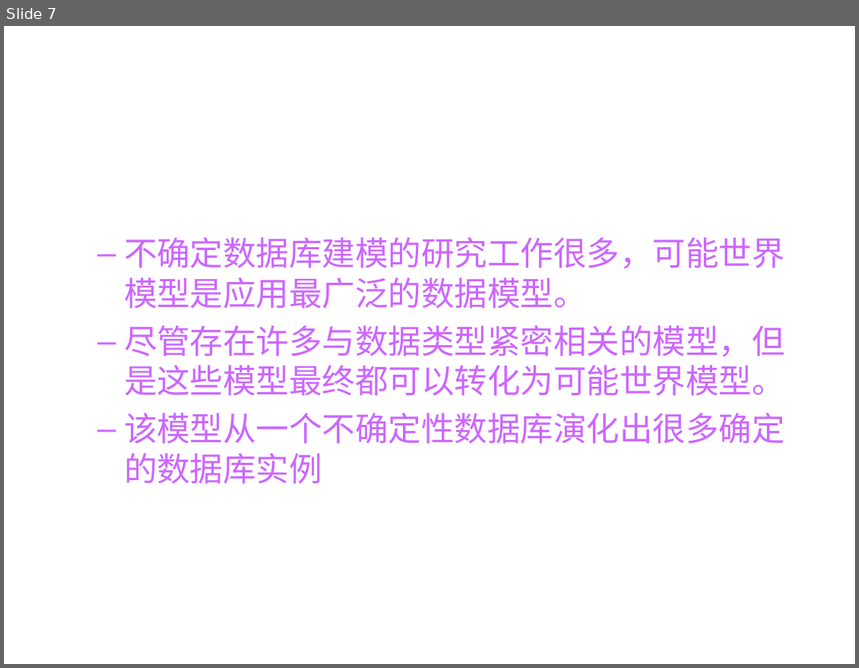
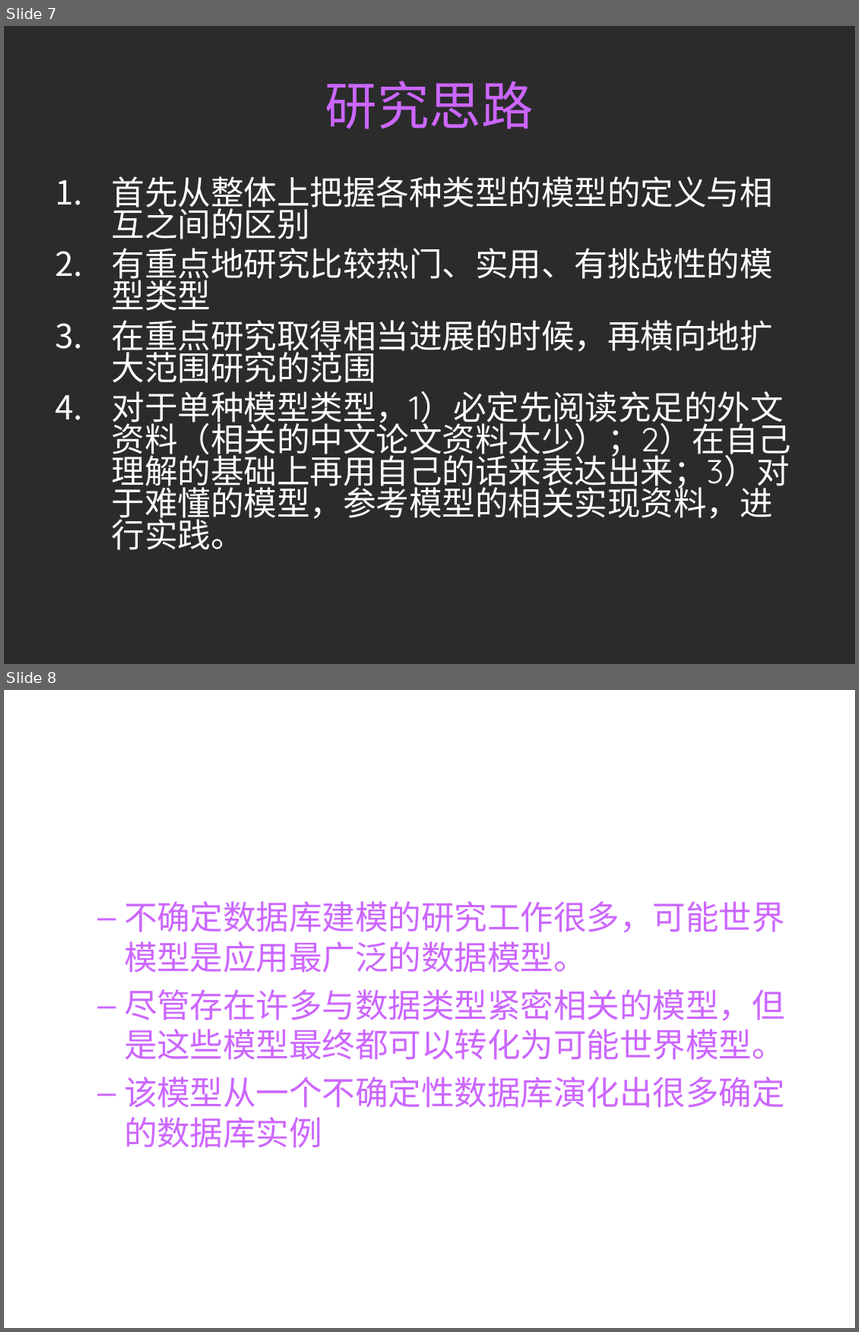
Before and after one commit to HiltonWei/wpstest, a slide deck: branches/江李科/资料整理与读书报告/答辩演示-不确定性数据的模型研究.ppt. Shown one above the other, each under a label of ours: slide 7 before the commit, slides 7 and 8 after it. The pictures are 859x668 and 859x1332 pixels, drawn with LibreOffice and Linux fonts; fonts in the diff are those of the drawing; background and template pictures are left out; a plain dark background stands for a picture behind light text. Boxes give left, top, right and bottom in pixels: in the first picture for what was removed or moved away, otherwise in the second. Text is boxed around its words. In the diff, an @@ line names an element or a change of style, - is before the commit and + after.

```diff
--- a/branches/江李科/资料整理与读书报告/答辩演示-不确定性数据的模型研究.ppt
+++ b/branches/江李科/资料整理与读书报告/答辩演示-不确定性数据的模型研究.ppt
@@ slide 7 added at box(4, 26, 855, 664), background picture (left out) @@
@@ title added at box(325, 81, 534, 129), 44 pt, text #CC66FF @@
+研究思路
@@ text added at box(112, 176, 792, 550), 28 pt, text #FFFFFF @@
+1. 首先从整体上把握各种类型的模型的定义与相互之间的区别
+2. 有重点地研究比较热门、实用、有挑战性的模型类型
+3. 在重点研究取得相当进展的时候，再横向地扩大范围研究的范围
+4. 对于单种模型类型，1）必定先阅读充足的外文资料（相关的中文论文资料太少）；2）在自己理解的基础上再用自己的话来表达出来；3）对于难懂的模型，参考模型的相关实现资料，进行实践。
@@ what was slide 7 is now slide 8 @@
```
